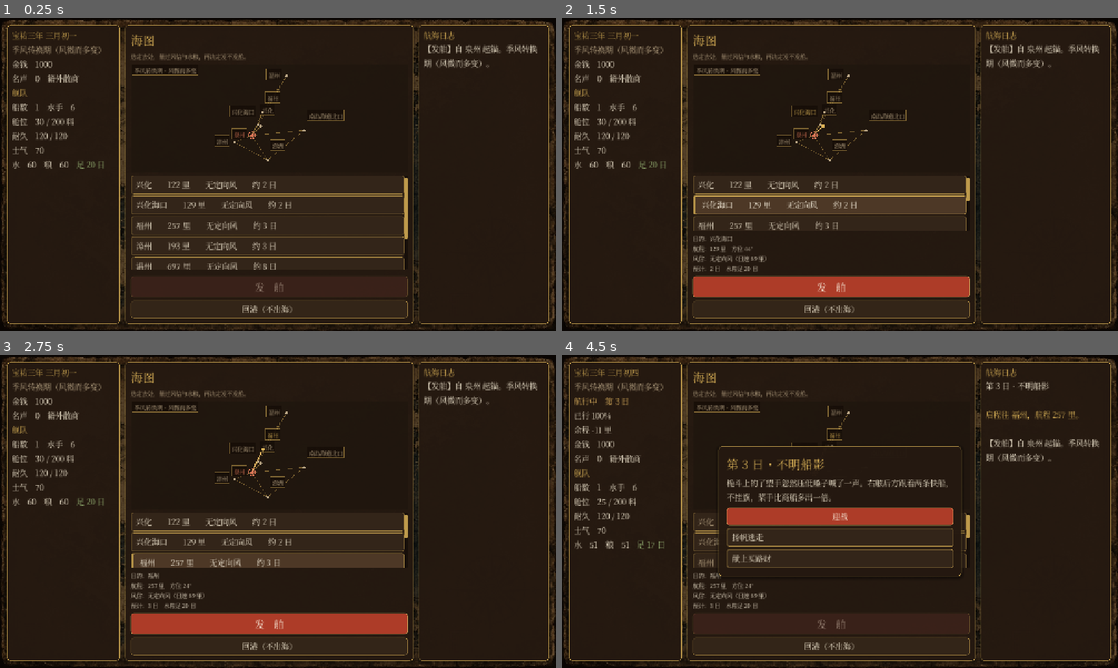
Above: before the commit, frames 1-4 (two rows, left to right).
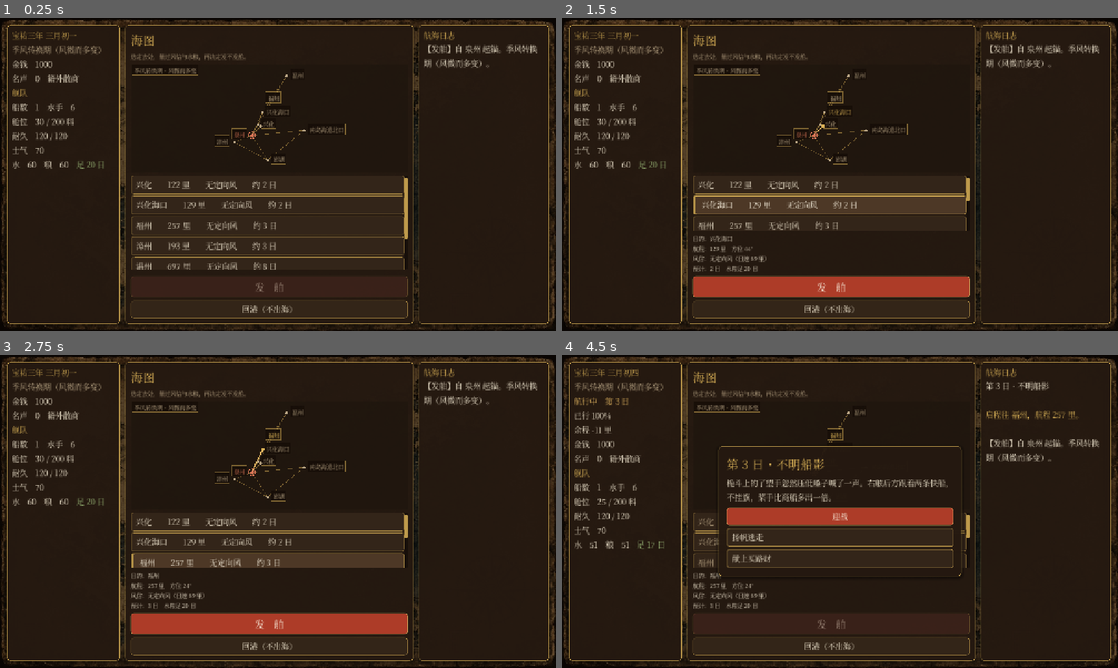
Above: after the commit, the same moments.

Repository: haru225-coder/nk1
Game: Godot game, scene res://scenes/SeaChart.tscn
Two runs of this game, one before a commit and one after it. Both use one fixed random seed, a clock stepped at 60 frames per second and the inputs below. This scene is started directly instead of the project's main scene.
Inputs:
- Up to frame 1 (0.25 s): no input
- Up to frame 2 (1.5 s): click "兴化 122 里 无定向风 约 2 日" at 0.5 s; click "兴化海口 129 里 无定向风 约 2 日" at 1.25 s
- Up to frame 3 (2.75 s): click "福州 257 里 无定向风 约 3 日" at 2 s
- Up to frame 4 (4.5 s): click "漳州 193 里 无定向风 约 3 日" at 2.75 s; click "温州 697 里 无定向风 约 8 日" at 3.5 s; click "澎湖 297 里 无定向风 约 4 日" at 4.25 s

The runs differ from the first frame. In frame 1, 0.5% of the frame differs, in the area x 41-63%, y 16-47%; in frame 2, 0.5%; in frame 3, 0.5%; in frame 4, less than 0.1%.

Commit message:
fix(ui): 港名小匾让开港口圆点
右偏 10 像素时匾边会压住圆点，改成 12。

Co-authored-by: haru225-coder <haru225-coder@users.noreply.github.com>

Diff:
--- a/scripts/SeaChart.gd
+++ b/scripts/SeaChart.gd
@@ -439,11 +439,11 @@
 	var font_size := UiTheme.SIZE_FOOT
 	var ts := font.get_string_size(text, HORIZONTAL_ALIGNMENT_LEFT, -1, font_size)
 	var offsets: Array[Vector2] = [
-		Vector2(10, 4),
-		Vector2(10, -ts.y - 8),
+		Vector2(12, 4),
+		Vector2(12, -ts.y - 8),
 		Vector2(-ts.x - 16, 4),
 		Vector2(-ts.x - 16, -ts.y - 8),
-		Vector2(10, ts.y + 8),
+		Vector2(12, ts.y + 8),
 	]
 	var bounds := Rect2(Vector2(2, 2), c.size - Vector2(4, 4))
 	var chosen_base := anchor + offsets[0]
